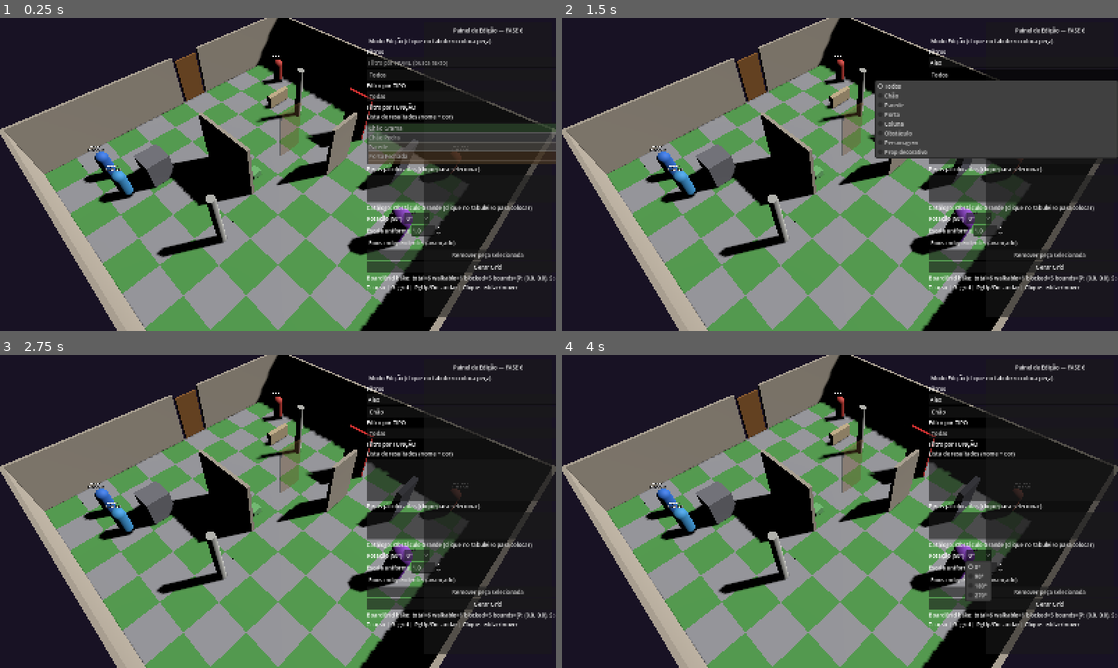
Above: before the commit, frames 1-4 (two rows, left to right).
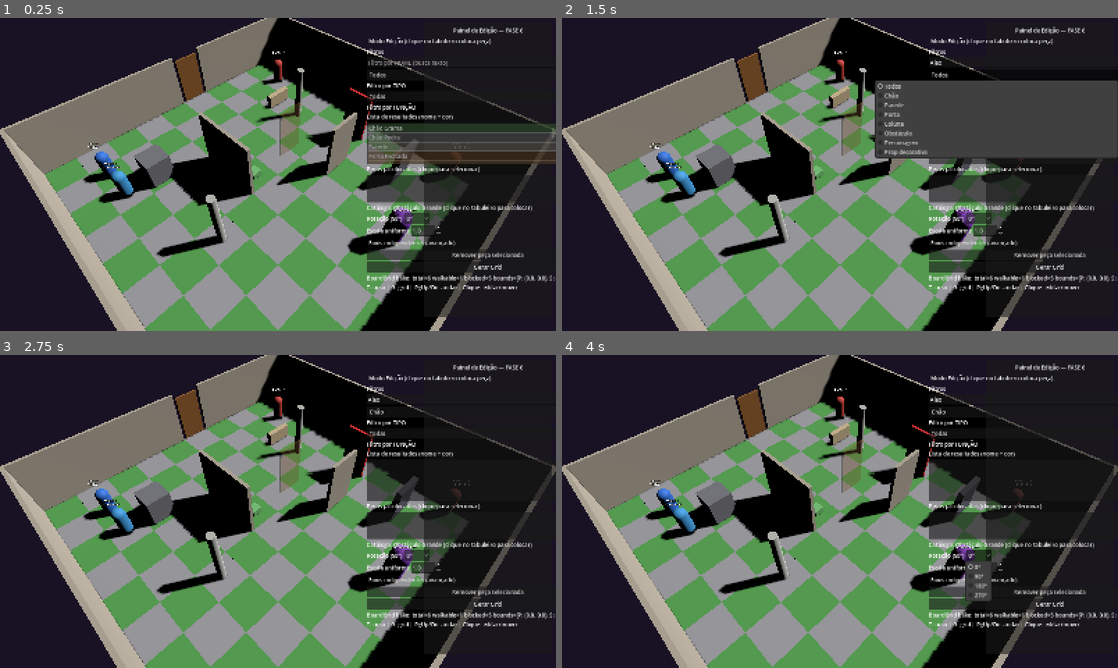
Above: after the commit, the same moments.

Repository: FalconiRod/Little-Sword
Game: Godot game, scene res://src/scenes/main.tscn
The game is run twice, just before and just after one commit, with the same random seed, the same clock (stepped at 60 frames per second) and the same inputs.
Inputs (mouse positions are in pixels of both pictures, inside the frame that each line leads up to):
- Up to frame 1 (0.25 s): no input
- Up to frame 2 (1.5 s): click (1051, 61) at 0.52 s; type "Alex" at 0.6 s; click "Todos" at 1.25 s
- Up to frame 3 (2.75 s): click "Todas" at 2 s
- Up to frame 4 (4 s): click "Chão" at 2.75 s; click "0°" at 3.5 s

The runs differ from the first frame. In frame 1, 0.2% of the frame differs, in the area x 15-85%, y 10-64%; in frame 2, 0.1%; in frame 3, 0.2%; in frame 4, 0.2%.

Commit message:
fix: Rolar Dados manual (botao) + picking Area 1.0x2.5 (layer 8) + raycast fisica + headless manual roll

Diff:
--- a/src/scenes/main.gd
+++ b/src/scenes/main.gd
@@ -6,6 +6,7 @@
 @onready var _camera: Camera3D = $CameraPivot/SpringArm3D/Camera3D
 @onready var _label_info: Label = $CanvasLayer/InfoLabel
 @onready var _movement: Node = $MovementManager
+@onready var _btn_roll: Button = $CanvasLayer/BtnRoll
 
 var _selected_unit: Node = null
 var _reachable: Dictionary = {}
@@ -26,9 +27,12 @@
 	print("[Main] _ready board=", _board, " editor=", _editor, " pivot=", _camera_pivot)
 	if _editor and _editor.has_method("bind_board") and _board:
 		_editor.call("bind_board", _board)
+	if _btn_roll:
+		_btn_roll.pressed.connect(_on_roll_pressed)
+		_btn_roll.visible = false
 	_update_camera()
 	if _label_info and _board:
-		_label_info.text = "Little Sword REFEITO — FASE 7 | D20 vs CA | Clique unidade→mover/atacar | A/D/F | G/T"
+		_label_info.text = "Little Sword REFEITO — FASE 7 | D20 vs CA | Clique unidade | Rolar Dados | A/D/F | G/T"
 	print_rich("[color=cyan][Main][/color] FASE 7 pronta. TILE=", _get_tile(), " Board ", _board.get("width"), "x", _board.get("height"), " floors=", _board.get("floors_n"))
 	await get_tree().create_timer(0.2).timeout
 	if has_node("/root/TurnManager"):
@@ -57,9 +61,11 @@
 			print("[Main] HEADLESS movimento cavaleiro ", cav.get("grid_pos"))
 			_select_unit(cav)
 			await get_tree().create_timer(0.2).timeout
+			_on_roll_pressed()
+			await get_tree().create_timer(0.2).timeout
 			var dest: Vector3i = Vector3i(1,4,0)
 			var d: Dictionary = _reachable.get("dist", {}) as Dictionary
-			print("[Main] HEADLESS dest ", dest, " reachable ", d.has(dest))
+			print("[Main] HEADLESS dest ", dest, " reachable ", d.has(dest), " roll ", _last_roll, " steps ", _last_steps)
 			if d.has(dest):
 				var path: Array = []
 				if _movement and _movement.has_method("get_movement_path"):
@@ -314,10 +320,47 @@
 		return bg.call("world_to_cell", hit, af)
 	return null
 
+func _get_unit_via_ray() -> Node:
+	if _camera == null:
+		return null
+	var mouse: Vector2 = get_viewport().get_mouse_position()
+	var origin: Vector3 = _camera.project_ray_origin(mouse)
+	var dir: Vector3 = _camera.project_ray_normal(mouse)
+	var to: Vector3 = origin + dir * 100.0
+	var space: PhysicsDirectSpaceState3D = get_world_3d().direct_space_state
+	if space == null:
+		return null
+	var q: PhysicsRayQueryParameters3D = PhysicsRayQueryParameters3D.create(origin, to, 8)
+	q.collide_with_areas = true
+	q.collide_with_bodies = false
+	var hit: Dictionary = space.intersect_ray(q)
+	if hit.is_empty():
+		return null
+	var col: Object = hit["collider"] as Object
+	if col is Node:
+		var n: Node = col as Node
+		# PickArea -> parent BoardUnit
+		if n.has_method("get_parent"):
+			var p: Node = n.get_parent() as Node
+			if p and p.get_script() and String(p.get_script().resource_path).ends_with("board_unit.gd"):
+				return p
+			# se for Area3D direta, pega parent
+			if p and p.get("grid_pos") != null:
+				return p
+		# fallback: se col for próprio BoardUnit (caso tenha StaticBody)
+		if n.get("grid_pos") != null:
+			return n
+	return null
+
 func _get_unit_at_cell(cell: Vector3i) -> Node:
+	var via_ray: Node = _get_unit_via_ray()
+	if via_ray:
+		return via_ray
 	var bg: Node = get_node_or_null("/root/BoardGrid")
 	if bg and bg.has_method("unit_at"):
-		return bg.call("unit_at", cell) as Node
+		var u: Node = bg.call("unit_at", cell) as Node
+		if u:
+			return u
 	for child: Node in _board.get_children():
 		if child.get_script() and child.get_script().resource_path.ends_with("board_unit.gd"):
 			if child.get("grid_pos") == cell:
@@ -411,6 +454,38 @@
 func _select_unit(unit: Node) -> void:
 	_selected_unit = unit
 	var def: Resource = unit.get("definition") as Resource
+	_last_roll = 0
+	_last_steps = 0
+	_reachable = {}
+	_clear_highlights()
+	# destaca seleção sem movimento ainda
+	var bg: Node = get_node_or_null("/root/BoardGrid")
+	var w: Vector3 = bg.call("grid_to_world", unit.get("grid_pos") as Vector3i) as Vector3 if bg else Vector3.ZERO
+	var m: Node3D = MeshInstance3D.new()
+	var pl: PlaneMesh = PlaneMesh.new()
+	pl.size = Vector2(1.8,1.8)
+	var mat: StandardMaterial3D = StandardMaterial3D.new()
+	mat.albedo_color = Color(0.95,0.85,0.25,0.75)
+	mat.transparency = BaseMaterial3D.TRANSPARENCY_ALPHA
+	mat.shading_mode = BaseMaterial3D.SHADING_MODE_UNSHADED
+	pl.material = mat
+	(m as MeshInstance3D).mesh = pl
+	m.position = w + Vector3(0,0.03,0)
+	m.rotation.x = deg_to_rad(-90)
+	add_child(m)
+	_highlights.append(m)
+	if _btn_roll:
+		_btn_roll.visible = true
+		_btn_roll.text = "Rolar Dados (%s)" % String(def.get("display_name"))
+	if _label_info:
+		_label_info.text = "%s selecionado | clique Rolar Dados para sortear movimento" % String(def.get("display_name"))
+	print("[Main] selecionou ", def.get("display_name"), " aguarde Rolar Dados")
+
+func _on_roll_pressed() -> void:
+	if _selected_unit == null:
+		print("[Main] nenhum selecionado para rolar")
+		return
+	var def: Resource = _selected_unit.get("definition") as Resource
 	var is_hero: bool = int(def.get("faction")) == 0
 	var steps: int = 0
 	var roll: int = 0
@@ -425,7 +500,7 @@
 	_last_steps = steps
 	var bg: Node = get_node_or_null("/root/BoardGrid")
 	if bg and bg.has_method("compute_reachable"):
-		_reachable = bg.call("compute_reachable", unit.get("grid_pos"), steps, false) as Dictionary
+		_reachable = bg.call("compute_reachable", _selected_unit.get("grid_pos") as Vector3i, steps, false) as Dictionary
 	else:
 		_reachable = {}
 	_show_highlights(_reachable)
@@ -436,14 +511,18 @@
 		label = "%s (inimigo) %d casas | clique destino" % [def.get("display_name"), steps]
 	if _label_info:
 		_label_info.text = label
-	print("[Main] selecionou ", def.get("display_name"), " roll ", roll, " steps ", steps, " reachable ", (_reachable["dist"] as Dictionary).size() if _reachable.has("dist") else 0)
+	if _btn_roll:
+		_btn_roll.visible = false
+	print("[Main] rolou ", def.get("display_name"), " roll ", roll, " steps ", steps, " reachable ", (_reachable["dist"] as Dictionary).size() if _reachable.has("dist") else 0)
 
 func _clear_selection() -> void:
 	_selected_unit = null
 	_reachable = {}
 	_clear_highlights()
+	if _btn_roll:
+		_btn_roll.visible = false
 	if _label_info and _board:
-		_label_info.text = "Little Sword REFEITO — FASE 7 | D20 vs CA | Clique→mover/atacar | A/D/F | G/T"
+		_label_info.text = "Little Sword REFEITO — FASE 7 | D20 vs CA | Clique unidade → Rolar Dados | A/D/F | G/T"
 	print("[Main] seleção limpa")
 
 func _show_highlights(reach: Dictionary) -> void:
--- a/src/scenes/main.tscn
+++ b/src/scenes/main.tscn
@@ -101,3 +101,18 @@
 grow_vertical = 0
 text = "Little Sword REFEITO — FASE 1"
 horizontal_alignment = 1
+
+[node name="BtnRoll" type="Button" parent="CanvasLayer"]
+layout_mode = 3
+anchors_preset = 5
+anchor_left = 0.5
+anchor_top = 0.0
+anchor_right = 0.5
+anchor_bottom = 0.0
+offset_left = -90.0
+offset_top = 12.0
+offset_right = 90.0
+offset_bottom = 44.0
+grow_horizontal = 2
+grow_vertical = 2
+text = "Rolar Dados"
--- a/src/units/board_unit.tscn
+++ b/src/units/board_unit.tscn
@@ -1,9 +1,12 @@
-[gd_scene load_steps=3 format=3 uid="uid://unit_fase3"]
+[gd_scene load_steps=4 format=3 uid="uid://unit_fase3"]
 
 [ext_resource type="Script" path="res://src/units/board_unit.gd" id="1"]
 [sub_resource type="CapsuleShape3D" id="Cap_unit"]
 radius = 0.35
 height = 1.8
+[sub_resource type="CylinderShape3D" id="Cyl_pick"]
+radius = 1.0
+height = 2.5
 
 [node name="BoardUnit" type="Node3D"]
 script = ExtResource("1")
@@ -15,8 +18,17 @@
 transform = Transform3D(1, 0, 0, 0, 1, 0, 0, 0, 1, 0, 0.9, 0)
 shape = SubResource("Cap_unit")
 
+[node name="PickArea" type="Area3D" parent="."]
+collision_layer = 8
+collision_mask = 0
+monitoring = false
+
+[node name="PickShape" type="CollisionShape3D" parent="PickArea"]
+transform = Transform3D(1, 0, 0, 0, 1, 0, 0, 0, 1, 0, 1.0, 0)
+shape = SubResource("Cyl_pick")
+
 [node name="Label3D" type="Label3D" parent="."]
-transform = Transform3D(1, 0, 0, 0, 1, 0, 0, 0, 1, 0, 2.2, 0)
+transform = Transform3D(1, 0, 0, 0, 1, 0, 0, 0, 1, 0, 2.4, 0)
 billboard = 1
 font_size = 24
 outline_size = 6
